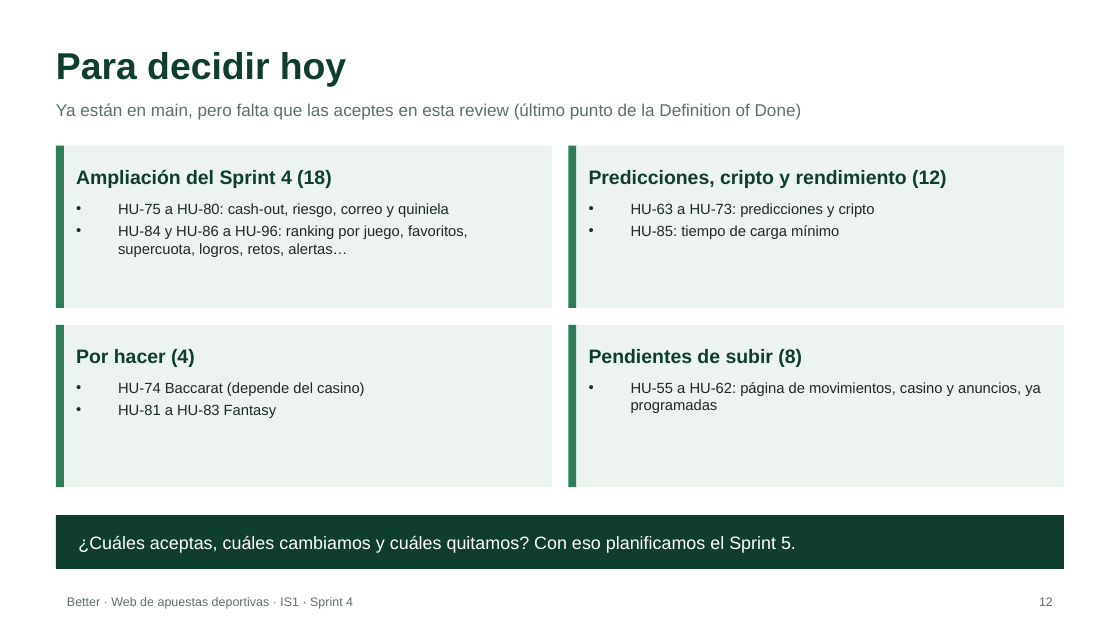
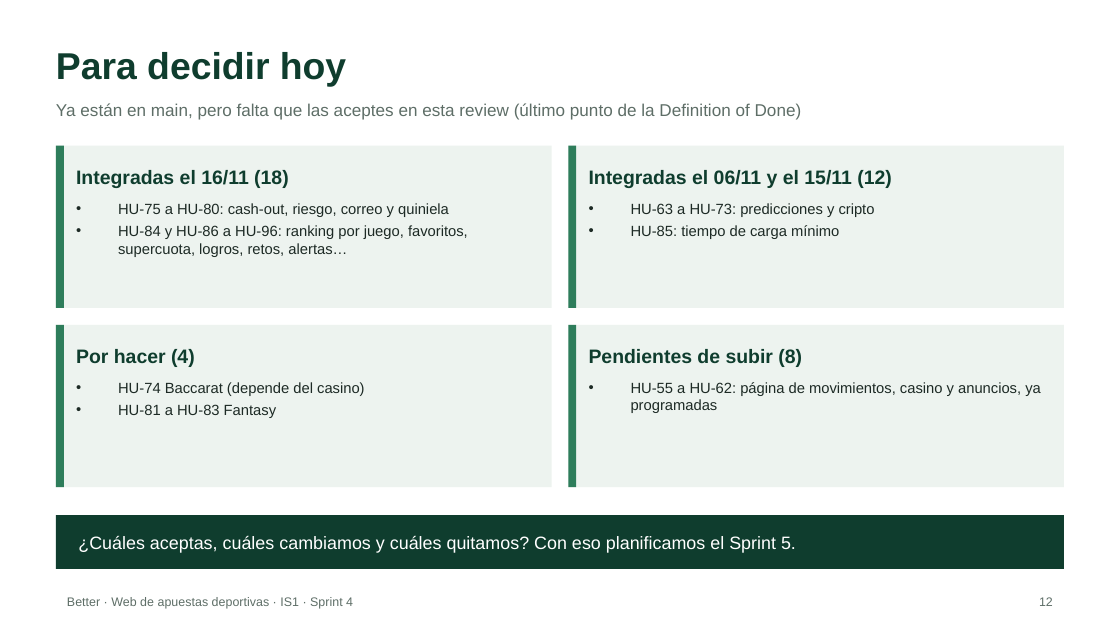
Before and after one commit to riverri/IS1, a slide deck: slide 12 of docs/presentaciones/Better_Sprint_4.pptx. Drawn at 1120x630 pixels with LibreOffice and Linux fonts; fonts in the diff are those of the drawing. Boxes give left, top, right and bottom in pixels: in the first picture for what was removed or moved away, otherwise in the second. Text is boxed around its words. In the diff, an @@ line names an element or a change of style, - is before the commit and + after.

```diff
--- a/docs/presentaciones/Better_Sprint_4.pptx
+++ b/docs/presentaciones/Better_Sprint_4.pptx
@@ text at (76, 170, 289, 188): text changed @@
-Ampliación del Sprint 4 (18)
+Integradas el 16/11 (18)
@@ text at (589, 170, 892, 188): text changed @@
-Predicciones, cripto y rendimiento (12)
+Integradas el 06/11 y el 15/11 (12)
```
Also in this commit, not shown: 5 other slides changed, 9 other files.
